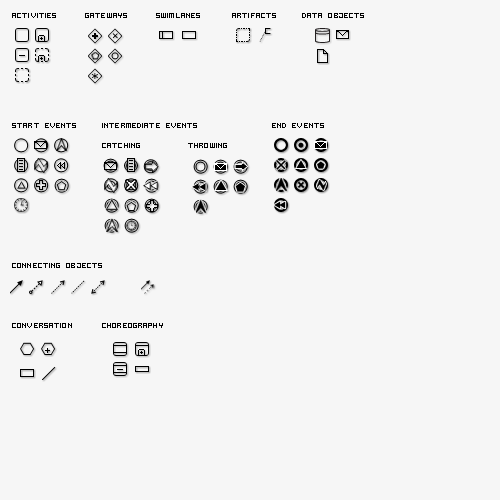
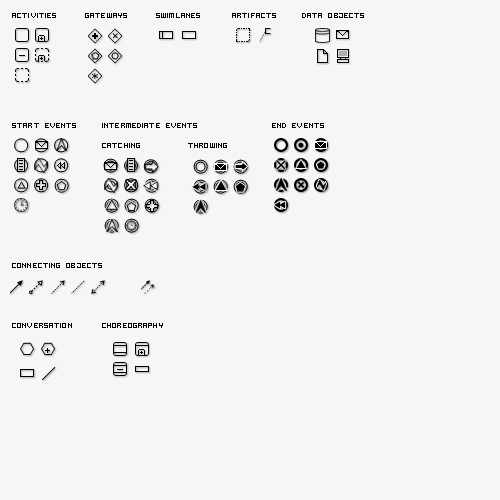
Layer changes from the first 500 x 500 image to the second:
added layer "IT-System" in group "Data Objects" over [left=337, top=49, right=349, bottom=63]
painted on "Message" (5th of 5, in "General" › "Events" › "Start Events") over [left=34, top=141, right=48, bottom=149]
